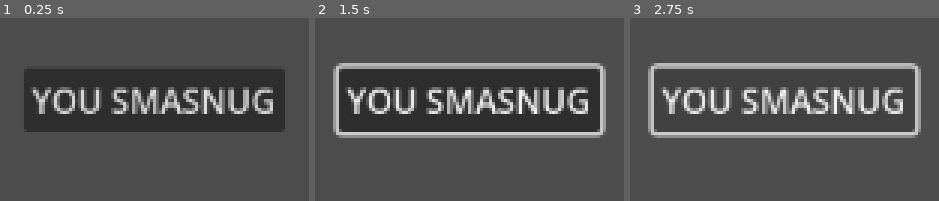
Above: before the commit, frames 1-3 (left to right).
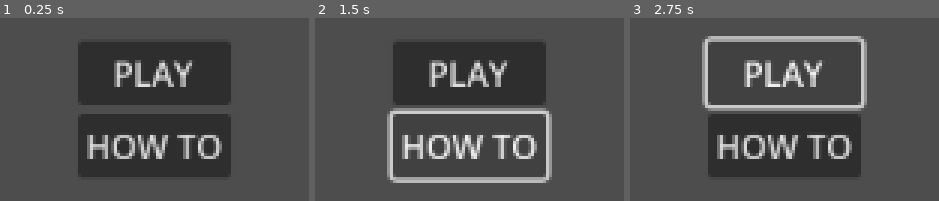
Above: after the commit, the same moments.

Repository: Inglan/MemoryOverflow
Game: Godot game, scene res://scenes/ui.tscn
Same seed, same stepped clock (60 frames per second), same inputs: the game is played once before the commit and once after it. This scene is started directly instead of the project's main scene.
Inputs (mouse positions are in pixels of both pictures, inside the frame that each line leads up to):
- Up to frame 1 (0.25 s): no input
- Up to frame 2 (1.5 s): click "YOU SMASNUG" (after the commit: "PLAY") at 0.5 s; click (469, 146) at 1.25 s, where only the run after the commit has a clickable "HOW TO"
- Up to frame 3 (2.75 s): click "YOU SMASNUG" (after the commit: "PLAY") at 2 s

The runs differ from the first frame. In frame 1, 35% of the frame differs, in the area x 7-93%, y 13-87%; in frame 2, 35%, in the area x 5-95%, y 13-91%; in frame 3, 27%.

Commit message:
Update UI button text

Diff:
--- a/scenes/ui.tscn
+++ b/scenes/ui.tscn
@@ -24,4 +24,8 @@
 
 [node name="Button" type="Button" parent="VBoxContainer"]
 layout_mode = 2
-text = "YOU SMASNUG"
+text = "PLAY"
+
+[node name="Button2" type="Button" parent="VBoxContainer"]
+layout_mode = 2
+text = "HOW TO"
